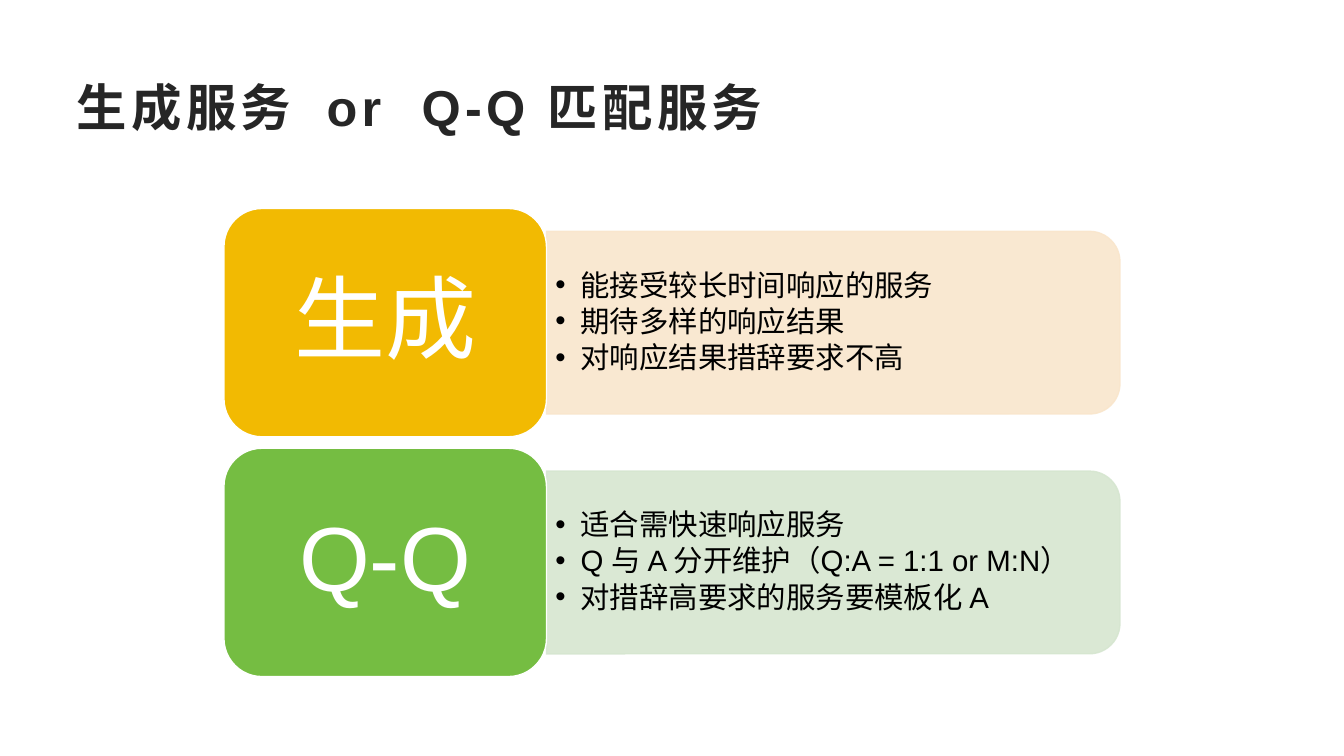
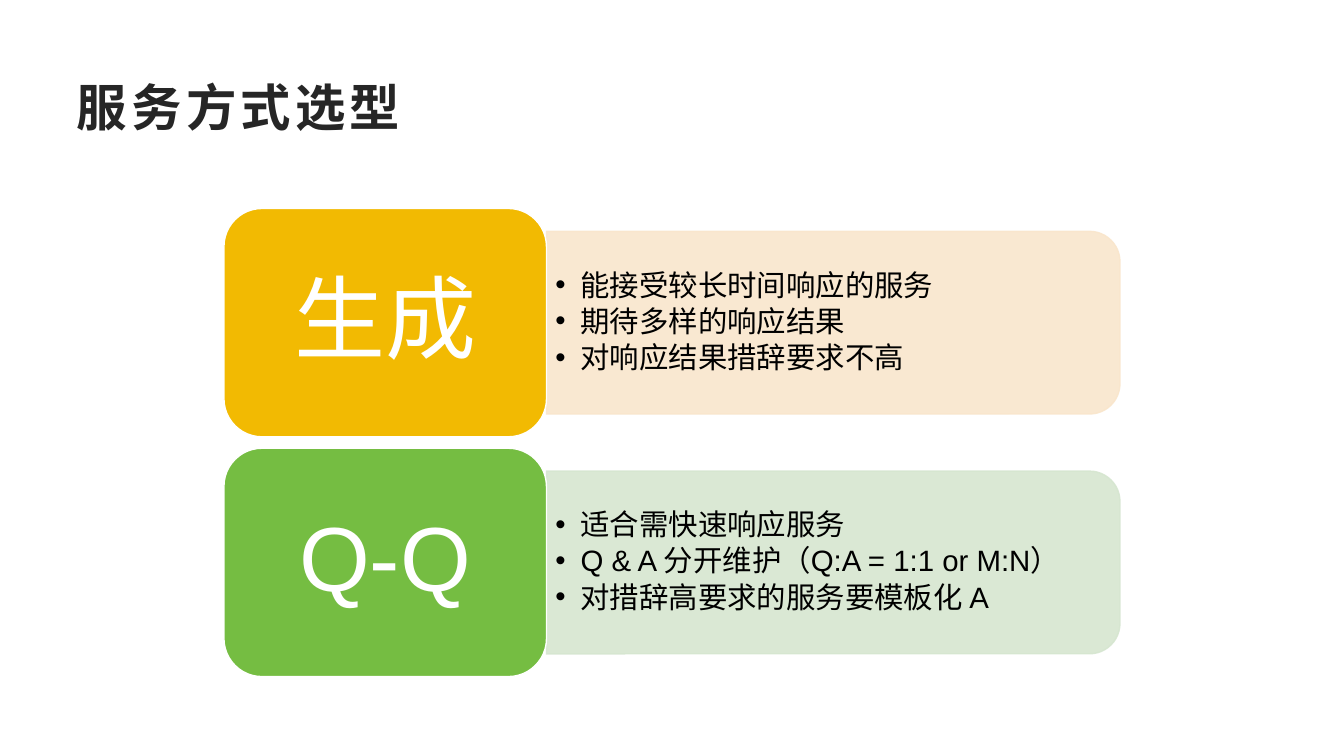
Before and after one commit to SakigamiYang/PyCon, a slide deck: slide 20 of PyCon2023/PyConChina2023-LLM+RAG企业落地-Ai兔兔.pptx (slide 21 before the commit). Drawn at 1344x756 pixels with LibreOffice and Linux fonts; fonts in the diff are those of the drawing; background and template pictures are left out. Boxes give left, top, right and bottom in pixels: in the first picture for what was removed or moved away, otherwise in the second. Text is boxed around its words. In the diff, an @@ line names an element or a change of style, - is before the commit and + after.

```diff
--- a/PyCon2023/PyConChina2023-LLM+RAG企业落地-Ai兔兔.pptx
+++ b/PyCon2023/PyConChina2023-LLM+RAG企业落地-Ai兔兔.pptx
@@ title at <box>77,82,400,131</box>: text changed @@
-生成服务 or Q-Q 匹配服务
+服务方式选型
@@ text at <box>581,546,1061,577</box>: text changed @@
-  • Q 与 A 分开维护（Q:A = 1:1 or M:N）
+  • Q & A 分开维护（Q:A = 1:1 or M:N）
```
Also in this commit, not shown: 13 other slides changed, 1 slide added, 1 other file.
